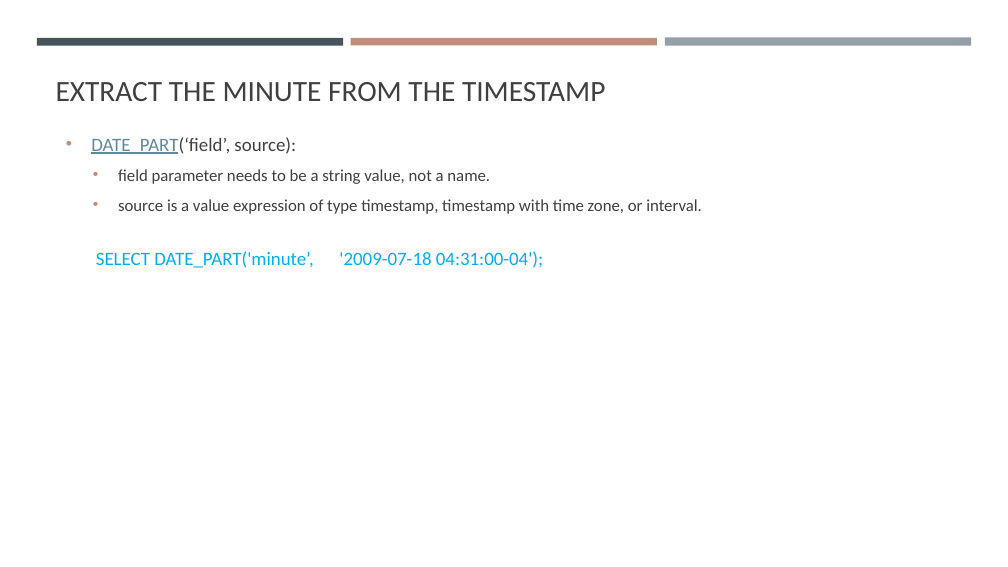
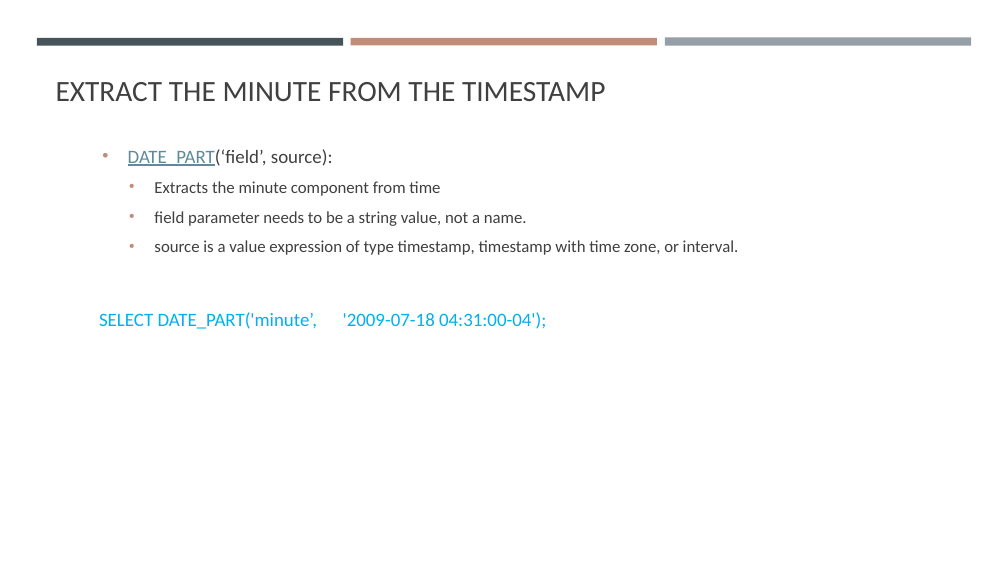
Before and after one commit to gisynw/ssj-376, a slide deck: slide 8 of docs/Lectures/Week09/Week09_GeometryProcessing_part2.pptx. Drawn at 1008x567 pixels with LibreOffice and Linux fonts; fonts in the diff are those of the drawing. Boxes give left, top, right and bottom in pixels: in the first picture for what was removed or moved away, otherwise in the second. Text is boxed around its words. In the diff, an @@ line names an element or a change of style, - is before the commit and + after.

```diff
--- a/docs/Lectures/Week09/Week09_GeometryProcessing_part2.pptx
+++ b/docs/Lectures/Week09/Week09_GeometryProcessing_part2.pptx
@@ text "DATE_PART(‘field’, source):": place and size @@
-text "DATE_PART(‘field’, source):" at (91,137,702,214)
+text "DATE_PART(‘field’, source):" at (128,149,739,255)
@@ text at (154,181,440,196): paragraph added @@
+  • Extracts the minute component from time
@@ text "SELECT DATE_PART('minute’, '2009-07-18 04:31:00-04');": place and size @@
-text "SELECT DATE_PART('minute’, '2009-07-18 04:31:00-04');" at (96,251,543,268)
+text "SELECT DATE_PART('minute’, '2009-07-18 04:31:00-04');" at (99,312,546,329)
```
Also in this commit, not shown: 4 other slides changed, 11 other files.
